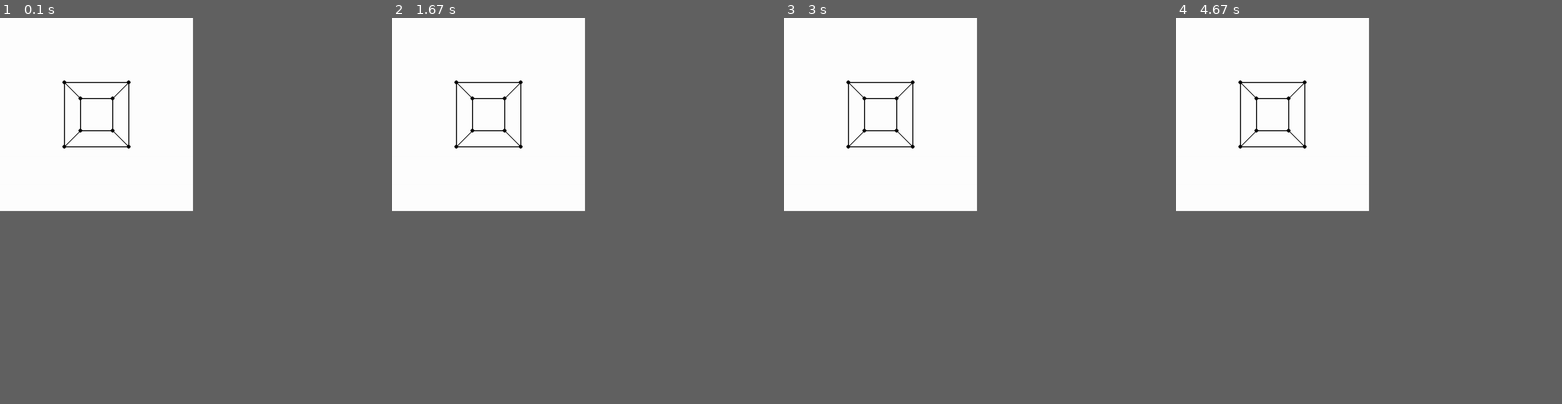
Above: before the commit, frames 1-4 (left to right).
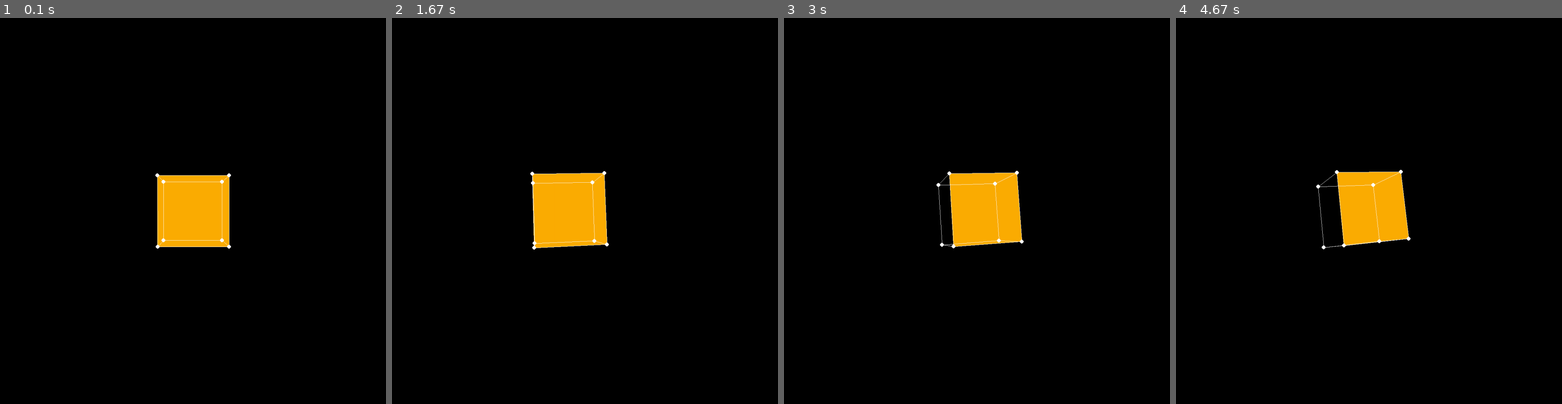
Above: after the commit, the same moments.

Repository: dthemg/pygame_3d
Game: pygame game, started from second_test.py
Same seed, same stepped clock (60 frames per second), same inputs: the game is played once before the commit and once after it.
Inputs:
- Up to frame 1 (0.1 s): no input
- Up to frame 2 (1.67 s): hold Right 0.33-0.8 s; hold Up 0.83-1.13 s; hold Right 1.17-1.63 s
- Up to frame 3 (3 s): hold Left 1.67-2.2 s; hold Down 2.23-2.53 s; hold Left 2.57-2.97 s
- Up to frame 4 (4.67 s): hold Up 3-3.37 s; hold Right 3.4-4.03 s; hold Down 4.07-4.43 s; hold Left from 4.47 s (still down)
In our replay, the window is 450x450 before the commit and 900x900 after it. These sizes can differ from the game's own. Grey fills any space a smaller window leaves; there, only what the larger window draws over its background counts as a difference.

The runs differ from the first frame. In frame 1, 27% of the frame differs, in the area x 0-60%, y 0-60%; in frame 2, 27%; in frame 3, 27%, in the area x 0-63%, y 0-60%; in frame 4, 27%.

Commit message:
refactoring, object classes for different types of things to draw

Diff:
--- a/second_test.py
+++ b/second_test.py
@@ -1,24 +1,48 @@
 import pygame as pg
+import pygame.gfxdraw as gfxdraw
 import numpy as np
 import sys
 
-W, H = 600, 600
-CX, CY = W//2, H//2
+W, H = 1200, 1200
+CX, CY = W // 2, H // 2
 SCREEN_CENTER = np.array([[CX], [CY]])
 
-FOCAL_LENGTH = 200
-
-screen = pg.display.set_mode((W,H))
+FOCAL_LENGTH = 1000
+
+delta = 0.01
+MV_FWD = delta * np.array([[0], [0], [-1]], dtype=float)
+MV_BCK = delta * np.array([[0], [0], [1]], dtype=float)
+MV_RIGHT = delta * np.array([[-1], [0], [0]], dtype=float)
+MV_LEFT = delta * np.array([[1], [0], [0]], dtype=float)
+
+POINT_SIZE = 6
+LINE_SIZE = 3
+
+WHITE = (255, 255, 255)
+BLACK = (0, 0, 0)
+BLUE = (66, 135, 245)
+ORANGE = (252, 173, 3)
+
+screen = pg.display.set_mode((W, H))
 clock = pg.time.Clock()
 
 # Columns -> positions 1 to 7
 
+
 def get_starting_locations():
-    return np.array([
-        [-1, 1, -1, 1, -1, 1, -1, 1],
-        [1, 1, -1, -1, 1, 1, -1, -1],
-        [1, 1, 1, 1, -1, -1, -1, -1]
-    ], dtype=float)
+    return np.array(
+        [
+            [-1, 1, -1, 1, -1, 1, -1, 1],
+            [1, 1, -1, -1, 1, 1, -1, -1],
+            [1, 1, 1, 1, -1, -1, -1, -1],
+        ],
+        dtype=float,
+    )
+
+
+def get_starting_dots():
+    return [(0), (1), (2), (3), (4), (5), (6), (7)]
+
 
 def get_starting_lines():
     return [
@@ -37,28 +61,148 @@
     ]
 
 
+def get_starting_sides():
+    return [
+        (0, 1, 3, 2),
+        (1, 5, 7, 3),
+        (0, 1, 5, 4),
+        (0, 4, 6, 2),
+        (2, 6, 7, 3),
+        (4, 5, 7, 6),
+    ]
+
+
+class Dot:
+    def __init__(self, color, column):
+        self.color = color
+        self.columns = column
+
+    def draw(self, screen, point_locations):
+        pg.draw.circle(screen, self.color, point_locations, POINT_SIZE)
+
+
+class Line:
+    def __init__(self, color, columns):
+        self.color = color
+        self.columns = columns
+
+    def draw(self, screen, point_locations):
+        gfxdraw.line(
+            screen, *point_locations[:, 0], *point_locations[:, 1],  self.color
+        )
+
+
+class Side:
+    def __init__(self, color, columns):
+        self.color = color
+        self.columns = columns
+
+    def draw(self, screen, point_locations):
+        pg.draw.polygon(
+            screen,
+            self.color,
+            (
+                point_locations[:, 0],
+                point_locations[:, 1],
+                point_locations[:, 2],
+                point_locations[:, 3],
+            )
+        )
+
+
+class DrawManager:
+    def __init__(self, screen):
+        self.screen = screen
+        self.objects = []
+        self.S = None
+
+    def add_dot(self, color, column):
+        dot = Dot(color, column)
+        self.objects.append(dot)
+
+    def add_line(self, color, columns):
+        line = Line(color, columns)
+        self.objects.append(line)
+
+    def add_side(self, color, columns):
+        side = Side(color, columns)
+        self.objects.append(side)
+
+    def draw_all_objects(self):
+        for draw_object in self.objects:
+            point_locations = self.S[:, draw_object.columns]
+            draw_object.draw(self.screen, point_locations)
+
+
 class Engine:
     def __init__(self, position):
         self.P = position
-
-    def apply_movement(self):
-        pass
-
-    def apply_rotation(self):
-        pass
+        self.cog = self.calc_center_of_gravity(self.P)
+
+    def calc_center_of_gravity(self, M):
+        n_points = np.ma.size(M, 1)
+        return (1 / n_points * np.sum(M, 1)).reshape(3, 1)
+
+    def apply_movement(self, move_vec):
+        self.P += move_vec
+        self.cog = self.calc_center_of_gravity(self.P)
+
+    def apply_rotation(self, alpha, beta, gamma):
+        A = np.array(
+            [
+                [1, 0, 0],
+                [0, np.cos(alpha), np.sin(alpha)],
+                [0, -np.sin(alpha), np.cos(alpha)],
+            ],
+            dtype=float,
+        )
+        B = np.array(
+            [
+                [np.cos(beta), 0, -np.sin(beta)],
+                [0, 1, 0],
+                [np.sin(beta), 0, np.cos(beta)],
+            ],
+            dtype=float,
+        )
+        C = np.array(
+            [
+                [np.cos(gamma), np.sin(gamma), 0],
+                [-np.sin(gamma), np.cos(gamma), 0],
+                [0, 0, 1],
+            ],
+            dtype=float,
+        )
+        R = np.dot(A, np.dot(B, C))
+        P_center = self.P - self.cog
+        P_center = np.dot(R, P_center)
+        self.P = P_center + self.cog
+        # self.P = np.dot(R, self.P)
 
     def get_screen_location(self):
-        pos_float = SCREEN_CENTER + FOCAL_LENGTH/self.P[2,:] * self.P[:2, :]
+        pos_float = SCREEN_CENTER + FOCAL_LENGTH / self.P[2, :] * self.P[:2, :]
         return np.rint(pos_float).astype(int)
 
 
-def main_loop(locs, lines):
+def main_loop(dots, locs, lines, sides):
     # Move back starting position slightly
-    locs = locs + np.array([[0], [0], [3]], dtype=float)
+    locs = locs + np.array([[0], [0], [10]], dtype=float)
     engine = Engine(locs)
 
+    # Draw manager setup
+    draw_manager = DrawManager(screen)
+    for i, side_columns in enumerate(sides):
+        if i == 5:
+            draw_manager.add_side(ORANGE, side_columns)
+        else:
+            continue
+            #draw_manager.add_side(BLUE, side_columns)
+    for line_columns in lines:
+        draw_manager.add_line(WHITE, line_columns)
+    for dot_columns in dots:
+        draw_manager.add_dot(WHITE, dot_columns)
+
     while True:
-        dt = clock.tick() / 1000
+        dt = clock.tick() / 100
 
         # Find exit event
         for event in pg.event.get():
@@ -66,36 +210,38 @@
                 pg.quit()
                 sys.exit()
 
-        # Find key events
+        # Handle key presses
+        movement = np.array([[0], [0], [0]], dtype=float)
         keys = pg.key.get_pressed()
         if keys[pg.K_UP]:
-            pass
+            movement += MV_FWD
         if keys[pg.K_DOWN]:
-            pass
+            movement += MV_BCK
         if keys[pg.K_LEFT]:
-            pass
+            movement += MV_LEFT
         if keys[pg.K_RIGHT]:
-            pass
+            movement += MV_RIGHT
 
         # Calculate new positions
+        engine.apply_movement(movement)
+        engine.apply_rotation(0.0004, 0.0015, 0.0003)
 
         # Draw all items
-        screen.fill((255, 255, 255))
+        screen.fill(BLACK)
         L = engine.get_screen_location()
 
-        for col in L.T:
-            pg.draw.circle(screen, (0,0,0), col, 6)
-
-        for p1, p2 in lines:
-            pg.draw.line(screen, (0,0,0), L[:,p1], L[:,p2], 3)
+        draw_manager.S = L
+        draw_manager.draw_all_objects()
 
         pg.display.flip()
 
 
 def main():
     locs = get_starting_locations()
+    dots = get_starting_dots()
     lines = get_starting_lines()
-    main_loop(locs, lines)
+    sides = get_starting_sides()
+    main_loop(dots, locs, lines, sides)
 
 
 if __name__ == "__main__":
